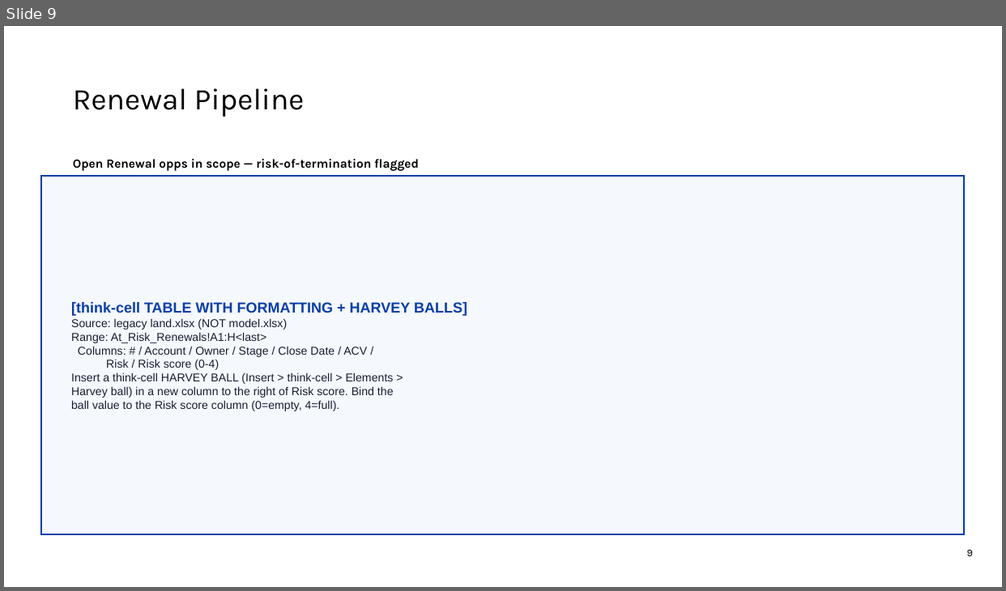
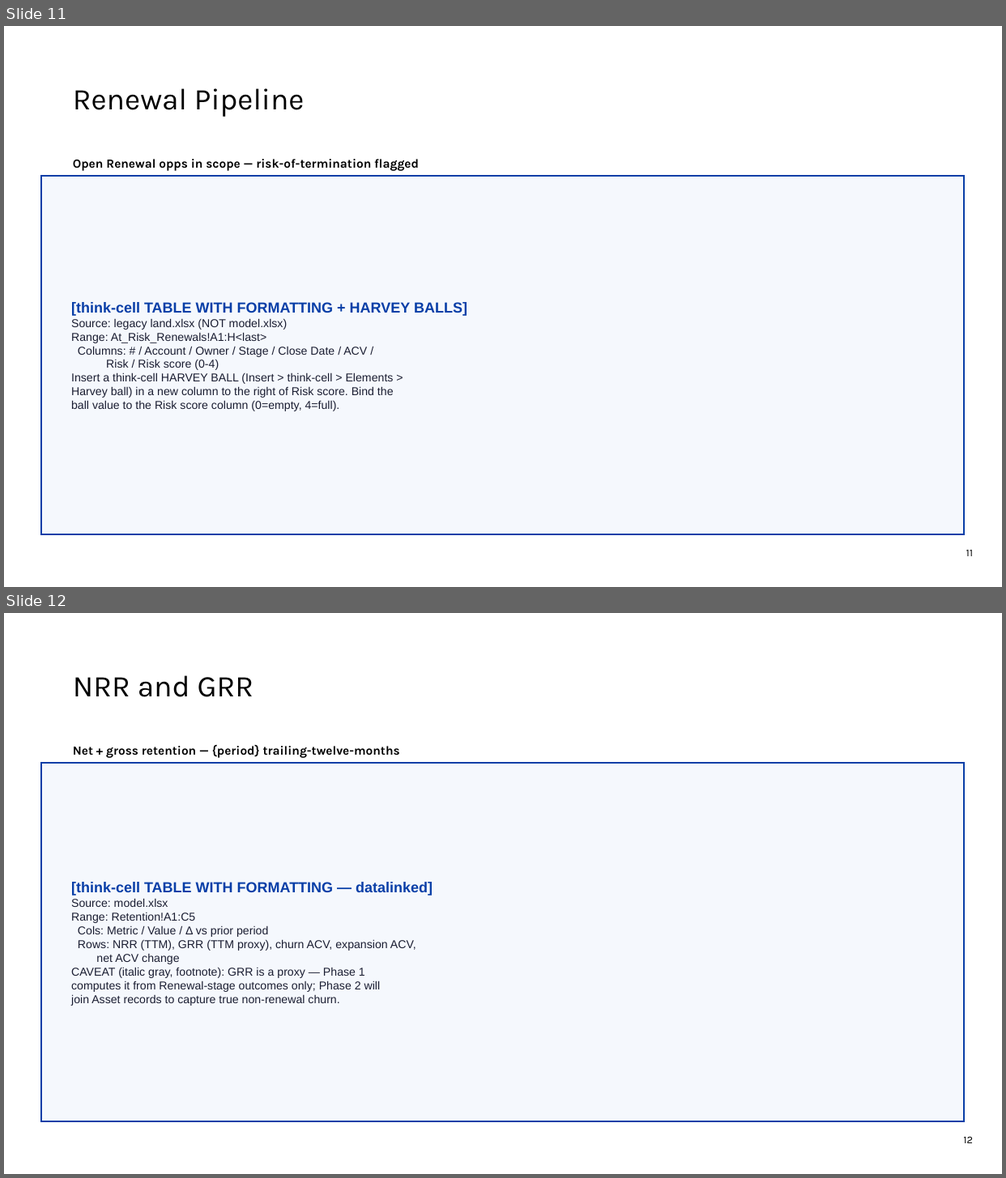
Before and after one commit to Andre-Profitt/sales-ops-copilot, a slide deck: assets/LAND_template.pptx. Shown one above the other, each under a label of ours: slide 9 before the commit, slides 11 and 12 after it. The pictures are 1006x591 and 1006x1178 pixels, drawn with LibreOffice and Linux fonts; fonts in the diff are those of the drawing; background and template pictures are left out. Boxes give left, top, right and bottom in pixels: in the first picture for what was removed or moved away, otherwise in the second. Text is boxed around its words. In the diff, an @@ line names an element or a change of style, - is before the commit and + after.

```diff
--- a/assets/LAND_template.pptx
+++ b/assets/LAND_template.pptx
@@ slide 12 added at [4, 613, 1002, 1174], background #FFFFFF; not listed: 1 template element that a slide beside it also shows @@
@@ text added at [73, 675, 254, 697], 29 pt, text #000000 @@
+NRR and GRR
@@ text added at [73, 745, 400, 758], 12 pt, text #000000, bold @@
+Net + gross retention — {period} trailing-twelve-months
@@ rectangle added at [41, 763, 965, 1122], fill #F5F8FD, outline #083EA7 1.5 pt, 11 pt, text #1A1D31 @@
+[think-cell TABLE WITH FORMATTING — datalinked]
+Source: model.xlsx
+Range: Retention!A1:C5
+Cols: Metric / Value / Δ vs prior period
+Rows: NRR (TTM), GRR (TTM proxy), churn ACV, expansion ACV,
+net ACV change
+CAVEAT (italic gray, footnote): GRR is a proxy — Phase 1
+computes it from Renewal-stage outcomes only; Phase 2 will
+join Asset records to capture true non-renewal churn.
@@ what was slide 9 is now slide 11 @@
@@ page number at [966, 550, 973, 557]: text changed @@
-9
+11
```
Also in this commit, not shown: 11 other slides added, 1 slide removed, 2 other files.
